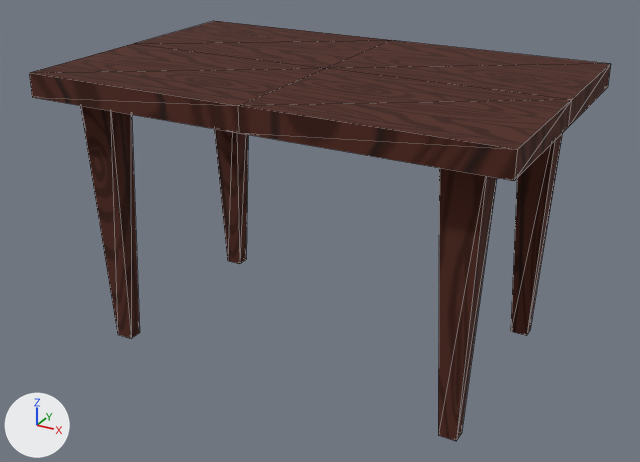
The glTF model game/areas/assets/Table.glb as it was, and as the next commit left it.
Both versions are drawn from a 50 mm lens placed at (2.66, -4.92, 2.32), pointed at (0.0, -0.07, -0.1). The lights are fixed; the arrows at lower left show +X, +Y and +Z. Mesh edges are drawn as thin lines. Vertices at the same position are counted once.
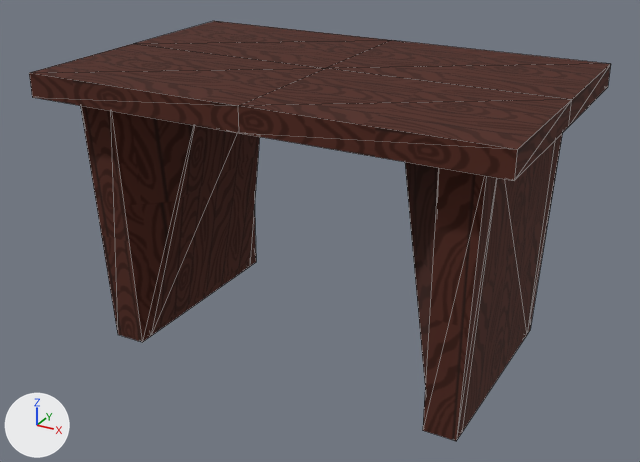
Changed parts and their boxes [x1, y1, x2, y2] in the pictures (640 x 462 px):
part 1 of me_cube_002, built on: before [110, 111, 248, 339]; after [110, 111, 260, 342]
part 2 of me_cube_002, built on: before [438, 141, 555, 441]; after [405, 141, 555, 441]
part 3 of me_cube_002, surface changed: [37, 36, 595, 435] in both

Patch to the scene script:
```diff
--- a/game/areas/assets/Table.glb.py
+++ b/game/areas/assets/Table.glb.py
@@ me_cube_002 @@
 # used by ob_cube; location = (0.0, 0.0, 0.0)
 # verts and faces of me_cube_002; kept vertices keep their numbers, new ones are numbered from 50
 # before: 8 (-1.36, -0.6, 0.85), 12 (-1.1, -0.6, 0.85), 13 (-1.36, 0.6, 0.85), 20 (-1.1, 0.6, 0.85), 29 (-1.29, -0.65, -0.92)
 # before: 31 (-1.17, -0.75, -0.92) at pixel (131, 338), 32 (-1.17, -0.65, -0.92) at pixel (139, 332), 37 (-1.17, 0.75, -0.92) at pixel (246, 259), 39 (-1.29, 0.65, -0.92) at pixel (227, 260), 40 (-1.17, 0.65, -0.92) at pixel (239, 263)
 # before: 10 (1.36, -0.6, 0.85), 16 (1.1, -0.6, 0.85), 19 (1.36, 0.6, 0.85), 24 (1.1, 0.6, 0.85), 33 (1.17, -0.74, -0.92) at pixel (438, 435)
 # before: 35 (1.29, -0.66, -0.92) at pixel (461, 433), 36 (1.17, -0.66, -0.92), 41 (1.29, 0.65, -0.92) at pixel (526, 335), 43 (1.17, 0.75, -0.92), 44 (1.17, 0.65, -0.92) at pixel (510, 331)
-me_cube_002.from_pydata(...)  # 50 vertices, 96 faces; spans x -1.56..1.56, y -1.0..1.0, z -0.92..1.01
+me_cube_002.from_pydata(...)  # 50 vertices, 108 faces; spans x -1.56..1.56, y -1.0..1.0, z -0.92..1.01
+# me_cube_002 part 1
+for i in [31, 32, 37, 40]: verts[i] += (0.1, 0.0, 0.0)
+verts[12] = (-0.7, -0.38, 0.85)  # moved
+verts[20] = (-0.7, 0.38, 0.85)  # moved
+faces += [(8, 39, 29), (8, 13, 39), (29, 40, 32), (29, 39, 40), (20, 32, 40), (12, 32, 20)]
+# me_cube_002 part 2
+for i in [33, 36, 43, 44]: verts[i] += (-0.1, 0.0, 0.0)
+verts[16] = (0.7, -0.38, 0.85)  # moved
+verts[24] = (0.7, 0.38, 0.85)  # moved
+faces += [(16, 44, 36), (16, 24, 44), (10, 41, 35), (10, 19, 41), (35, 36, 41), (36, 44, 41)]
+# me_cube_002 part 3: 96 kept faces spanning x -1.56..1.56, y -1.0..1.0, z -0.92..1.01 get new texture (UV) coordinates
 me_cube_002.materials.append(mat_material_001)
```
